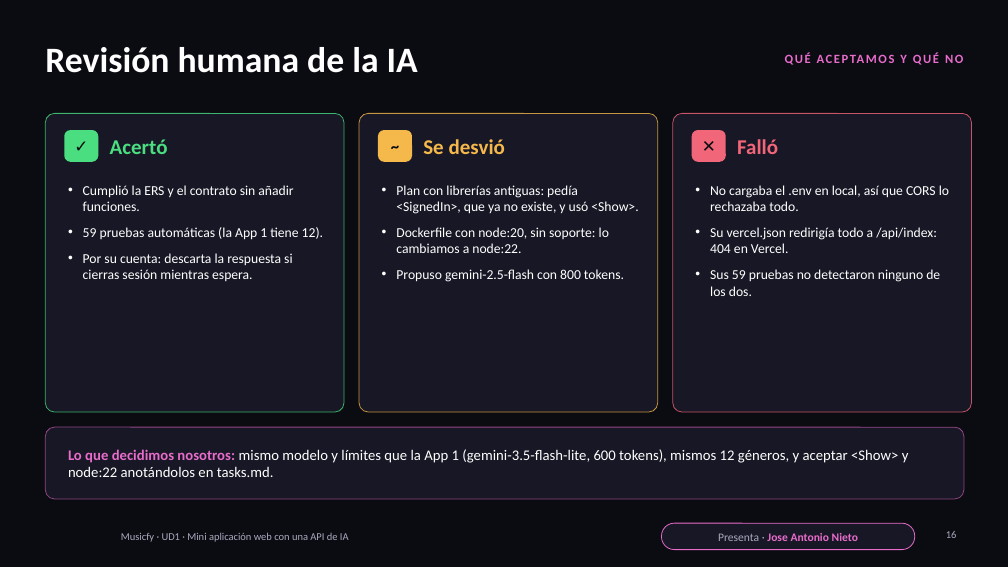
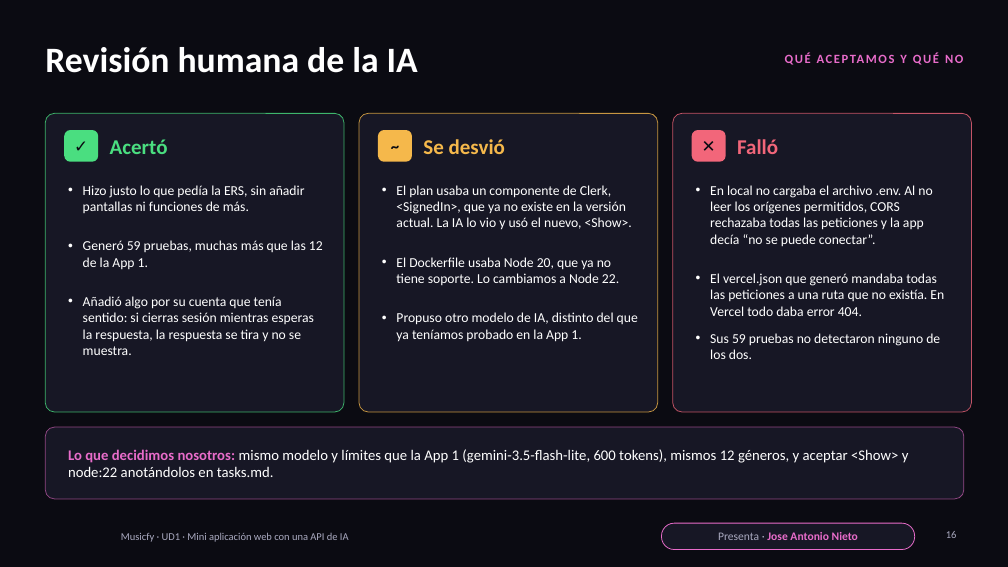
Before and after one commit to N13T4C0/ProyectoWebIA, a slide deck: slide 16 of presentacion/Musicfy-Presentacion.pptx. Drawn at 1008x567 pixels with LibreOffice and Linux fonts; fonts in the diff are those of the drawing; background and template pictures are left out. Boxes give left, top, right and bottom in pixels: in the first picture for what was removed or moved away, otherwise in the second. Text is boxed around its words. In the diff, an @@ line names an element or a change of style, - is before the commit and + after.

```diff
--- a/presentacion/Musicfy-Presentacion.pptx
+++ b/presentacion/Musicfy-Presentacion.pptx
@@ text "QUÉ ACEPTAMOS Y QUÉ NO" rewrapped from <box>797,55,907,279</box> to <box>756,55,907,195</box> @@
@@ text at <box>83,185,323,355</box>: text changed @@
-• Cumplió la ERS y el contrato sin añadir funciones.
-• 59 pruebas automáticas (la App 1 tiene 12).
-• Por su cuenta: descarta la respuesta si cierras sesión mientras espera.
+• Hizo justo lo que pedía la ERS, sin añadir pantallas ni funciones de más.
+• Generó 59 pruebas, muchas más que las 12 de la App 1.
+• Añadió algo por su cuenta que tenía sentido: si cierras sesión mientras esperas la respuesta, la respuesta se tira y no se muestra.
@@ text at <box>396,185,638,342</box>: text changed @@
-• Plan con librerías antiguas: pedía <SignedIn>, que ya no existe, y usó <Show>.
-• Dockerfile con node:20, sin soporte: lo cambiamos a node:22.
-• Propuso gemini-2.5-flash con 800 tokens.
+• El plan usaba un componente de Clerk, <SignedIn>, que ya no existe en la versión actual. La IA lo vio y usó el nuevo, <Show>.
+• El Dockerfile usaba Node 20, que ya no tiene soporte. Lo cambiamos a Node 22.
+• Propuso otro modelo de IA, distinto del que ya teníamos probado en la App 1.
@@ text at <box>710,185,944,316</box>: text changed @@
-• No cargaba el .env en local, así que CORS lo rechazaba todo.
-• Su vercel.json redirigía todo a /api/index: 404 en Vercel.
+• En local no cargaba el archivo .env. Al no leer los orígenes permitidos, CORS rechazaba todas las peticiones y la app decía “no se puede conectar”.
+• El vercel.json que generó mandaba todas las peticiones a una ruta que no existía. En Vercel todo daba error 404.
```
Also in this commit, not shown: 11 other slides changed.
